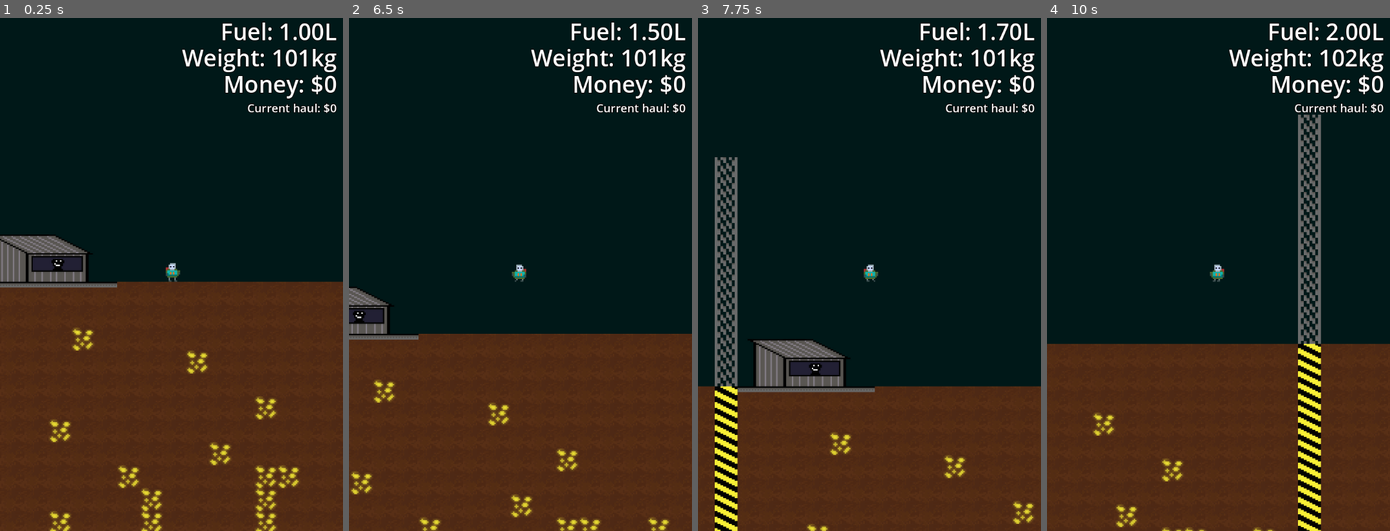
Above: before the commit, frames 1-4 (left to right).
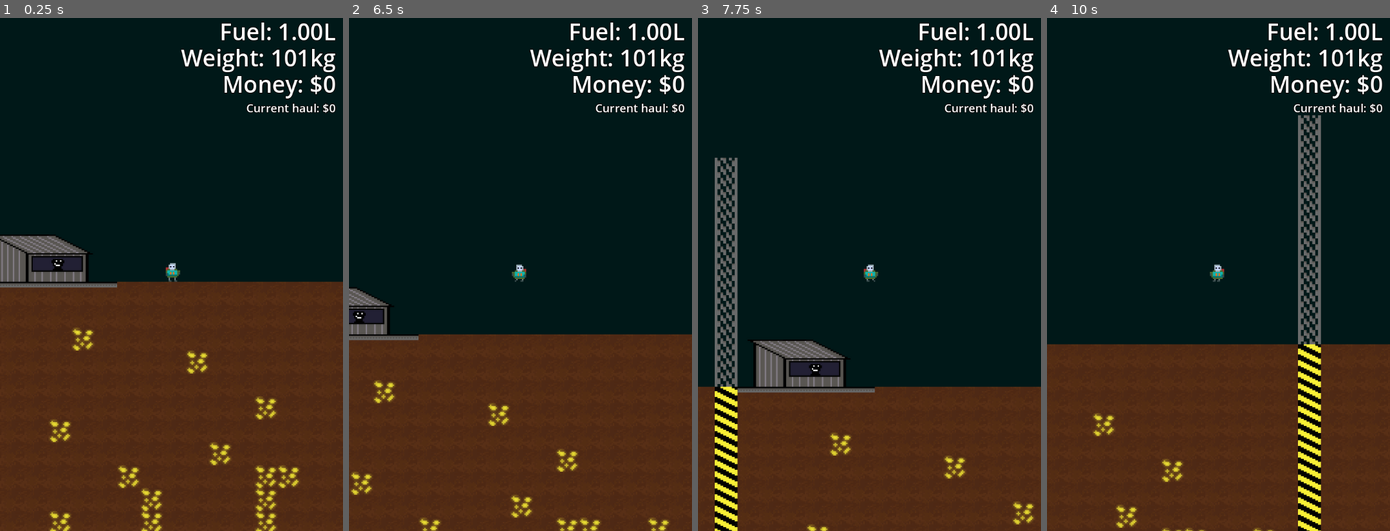
Above: after the commit, the same moments.

Repository: brikr/ludum-dare-57
Game: Godot game, scene res://scenes/main/main.tscn
Two runs of this game, one before a commit and one after it. Both use one fixed random seed, a clock stepped at 60 frames per second and the inputs below.
Inputs (mouse positions are in pixels of both pictures, inside the frame that each line leads up to):
- Up to frame 1 (0.25 s): no input
- Up to frame 2 (6.5 s): tap Enter at 0.5 s; move the mouse to (595, 248) at 0.52 s; hold D (move_right) 0.53-2.03 s; tap F (interact) at 0.6, 1.55, 2.1, 3.05, 4.35, 5.85 s; tap Space (jump) at 0.77, 1.52, 3.02, 3.77, 4.52, 6.02 s; right-click (595, 248) at 0.8 s; move the mouse to (451, 300) at 1.27 s; right-click (451, 300) at 1.35 s; move the mouse to (554, 161) at 2.02 s; hold A (move_left) 2.03-2.78 s; right-click (554, 161) at 2.3 s; move the mouse to (503, 377) at 2.77 s; hold D (move_right) 2.78-4.28 s; click (503, 377) at 2.85 s; move the mouse to (623, 351) at 3.52 s; right-click (623, 351) at 3.6 s; move the mouse to (417, 197) at 4.27 s; hold A (move_left) 4.28-5.03 s; move the mouse to (537, 274) at 5.02 s; hold D (move_right) 5.03-5.78 s; right-click (537, 274) at 5.1 s; move the mouse to (469, 146) at 5.77 s; hold A (move_left) from 5.78 s (still down)
- Up to frame 3 (7.75 s): move the mouse to (944, 248) at 6.52 s; press the mouse at (944, 248) at 6.53 s; tap Space (jump) at 6.77, 7.52 s; right-click (944, 248) at 6.8 s; move the mouse to (800, 300) at 7.27 s; release A (move_left) at 7.28 s; release the mouse at (800, 300) at 7.28 s; hold D (move_right) from 7.28 s (still down); right-click (800, 300) at 7.35 s; tap F (interact) at 7.55 s
- Up to frame 4 (10 s): move the mouse to (1252, 161) at 8.02 s; tap F (interact) at 8.1, 9.05, 9.6 s; right-click (1252, 161) at 8.3 s; move the mouse to (1201, 377) at 8.77 s; right-click (1201, 377) at 8.85 s; tap Space (jump) at 9.02, 9.77 s; move the mouse to (1321, 351) at 9.52 s; release D (move_right) at 9.53 s; hold A (move_left) from 9.53 s (still down); right-click (1321, 351) at 9.8 s

The runs differ from the first frame. In frame 1, 1.6% of the frame differs, in the area x 52-99%, y 0-19%; in frame 2, 2.2%; in frame 3, 2.8%, in the area x 0-100%, y 0-100%; in frame 4, 2.7%.

Commit message:
basic shop ui

Diff:
--- a/scenes/game_state/game_state.gd
+++ b/scenes/game_state/game_state.gd
@@ -3,6 +3,7 @@
 
 signal tile_updated
 
+var player: Player
 var map: Dictionary[Vector2i, Tile] = {}
 
 func _ready():
--- a/scenes/hud/hud.gd
+++ b/scenes/hud/hud.gd
@@ -7,8 +7,8 @@
 
 func _process(delta):
   $FuelWeightMoney.text = FUEL_WEIGHT_MONEY_TEMPLATE % [
-    %Player.current_fuel / 1000,
-    %Player.get_total_weight(),
-    %Player.bank_value
+    GameState.player.current_fuel / 1000,
+    GameState.player.get_total_weight(),
+    GameState.player.bank_value
   ]
-  $CurrentHaulValue.text = CURRENT_HAUL_VALUE_TEMPLATE % %Player.haul_value
+  $CurrentHaulValue.text = CURRENT_HAUL_VALUE_TEMPLATE % GameState.player.haul_value
--- a/scenes/hud/hud.tscn
+++ b/scenes/hud/hud.tscn
@@ -7,8 +7,8 @@
 script = ExtResource("1_cgeww")
 
 [node name="FuelWeightMoney" type="Label" parent="."]
-offset_left = 13.0
-offset_right = 707.0
+offset_left = 15.0
+offset_right = 705.0
 offset_bottom = 177.0
 theme = ExtResource("1_48c2t")
 theme_override_font_sizes/font_size = 48
@@ -18,9 +18,9 @@
 horizontal_alignment = 2
 
 [node name="CurrentHaulValue" type="Label" parent="."]
-offset_left = 13.0
+offset_left = 15.0
 offset_top = 177.0
-offset_right = 707.0
+offset_right = 705.0
 offset_bottom = 211.0
 theme = ExtResource("1_48c2t")
 theme_override_font_sizes/font_size = 24
--- a/scenes/main/main.tscn
+++ b/scenes/main/main.tscn
@@ -29,7 +29,6 @@
 [node name="Shop" parent="." instance=ExtResource("4_ow5a4")]
 
 [node name="Player" parent="." instance=ExtResource("2_iuonh")]
-unique_name_in_owner = true
 position = Vector2(150, 152)
 
 [node name="test" type="Sprite2D" parent="."]
--- a/scenes/player/player.gd
+++ b/scenes/player/player.gd
@@ -1,4 +1,6 @@
 extends CharacterBody2D
+
+class_name Player
 
 ###### STATS ######
 ## Stats might change from shop items or temporary boosts
@@ -62,6 +64,7 @@
 
 func _ready():
   $AnimatedSprite2D.play()
+  GameState.player = self
 
 func _physics_process(delta):
   _process_movement(delta)
@@ -84,14 +87,6 @@
       $AnimatedSprite2D.animation = "walk_right"
 
 func _process_movement(delta):
-  # ainskeep tesing
-  if Input.is_action_just_pressed("secondary_mouse_action"):
-    Item.new(Item.Type.GEAR, {
-      Item.StatImpact.CURRENT_FUEL: 100,
-      Item.StatImpact.MAX_JETPACK_ACCEL: 1000,
-      Item.StatImpact.JETPACK_SPEED_LIMIT: 1000
-    }, "fuck").apply(self)
-
   if is_on_floor():
     # Ground stuff
     # Handle jump
@@ -213,3 +208,8 @@
 
 func refuel():
   current_fuel = fuel_capacity
+
+func sell_haul():
+  bank_value += haul_value
+  haul_value = 0.0
+  haul_weight = 0.0
--- a/scenes/shop/shop.gd
+++ b/scenes/shop/shop.gd
@@ -8,7 +8,9 @@
 func _process(delta):
   if Input.is_action_just_pressed("interact") && player_present:
     is_shopping = true
-    %Player.refuel()
+    GameState.player.refuel()
+    GameState.player.sell_haul()
+    $ShopUI.visible = true
 
 func _on_player_entered(body: Node2D) -> void:
   player_present = true
@@ -17,4 +19,6 @@
 
 func _on_player_exited(body: Node2D) -> void:
   player_present = false
+  is_shopping = false
+  $ShopUI.visible = false
   $FGlyph.visible = false
--- a/scenes/shop/shop.tscn
+++ b/scenes/shop/shop.tscn
@@ -64,6 +64,7 @@
 frame_progress = 0.514236
 
 [node name="ShopUI" parent="." instance=ExtResource("4_jp048")]
+visible = false
 
 [connection signal="body_entered" from="Area2D" to="." method="_on_player_entered"]
 [connection signal="body_exited" from="Area2D" to="." method="_on_player_exited"]
--- /dev/null
+++ b/scenes/shop_ui/item_button.tscn
@@ -0,0 +1,12 @@
+[gd_scene load_steps=2 format=3 uid="uid://cvhcwsah45gpm"]
+
+[ext_resource type="Theme" uid="uid://dmwt5ilifg3r8" path="res://scenes/ui_theme.tres" id="1_jwvuc"]
+
+[node name="ItemButton" type="Button"]
+offset_left = 15.0
+offset_top = 15.0
+offset_right = 705.0
+offset_bottom = 65.0
+theme = ExtResource("1_jwvuc")
+theme_override_font_sizes/font_size = 24
+text = "Very Cool Item ($100)"
--- a/scenes/shop_ui/shop_ui.gd
+++ b/scenes/shop_ui/shop_ui.gd
@@ -1,5 +1,22 @@
 extends CanvasLayer
 
+var item_button_scene = preload("res://scenes/shop_ui/item_button.tscn")
+
+const ITEM_BUTTON_TEMPLATE = "%s ($%d)"
+
+# TODO
+# - disable items u cant afford
+# - take money when buying
+# - remove button after buying
+
 func _ready():
+  print("rdy")
   for item in Items.GEAR_REGISTRY:
-    print(item.name)
+    var instance = item_button_scene.instantiate()
+    instance.text = ITEM_BUTTON_TEMPLATE % [item.name, item.price]
+    instance.pressed.connect(buy_item.bind(item))
+    $GearContainer.add_child(instance)
+
+func buy_item(item: Item):
+  print("buying ", item.name)
+  item.apply()
--- a/scenes/shop_ui/shop_ui.tscn
+++ b/scenes/shop_ui/shop_ui.tscn
@@ -1,6 +1,23 @@
-[gd_scene load_steps=2 format=3 uid="uid://837encs13ggh"]
+[gd_scene load_steps=3 format=3 uid="uid://837encs13ggh"]
 
 [ext_resource type="Script" uid="uid://mb61cud1laj6" path="res://scenes/shop_ui/shop_ui.gd" id="1_67u7h"]
+[ext_resource type="Theme" uid="uid://dmwt5ilifg3r8" path="res://scenes/ui_theme.tres" id="2_u3gf3"]
 
 [node name="ShopUI" type="CanvasLayer"]
 script = ExtResource("1_67u7h")
+
+[node name="Header" type="Label" parent="."]
+offset_top = 240.0
+offset_right = 720.0
+offset_bottom = 350.0
+theme = ExtResource("2_u3gf3")
+theme_override_font_sizes/font_size = 80
+text = "Shop"
+horizontal_alignment = 1
+
+[node name="GearContainer" type="VBoxContainer" parent="."]
+offset_left = 15.0
+offset_top = 351.0
+offset_right = 705.0
+offset_bottom = 1021.0
+theme = ExtResource("2_u3gf3")
--- a/scripts/items/item.gd
+++ b/scripts/items/item.gd
@@ -15,29 +15,31 @@
 var type: Type
 var statImpact: Dictionary[StatImpact, float]
 var name: String
+var price: float
 
-func _init(type: Type, statImpact: Dictionary[StatImpact, float], name: String) -> void:
+func _init(name: String, price: float, type: Type, statImpact: Dictionary[StatImpact, float]) -> void:
   self.type = type
   self.statImpact = statImpact
   self.name = name
+  self.price = price
 
-func apply(player) -> void:
+func apply() -> void:
   for key in statImpact:
     var val = statImpact[key]
     match key:
       Item.StatImpact.FUEL_CAPACITY:
-        player.fuel_capacity += val
+        GameState.player.fuel_capacity += val
       Item.StatImpact.MAX_JETPACK_ACCEL:
-        player.max_jetpack_accel += val
+        GameState.player.max_jetpack_accel += val
       Item.StatImpact.MIN_JETPACK_ACCEL:
-        player.min_jetpack_accel += val
+        GameState.player.min_jetpack_accel += val
       Item.StatImpact.JETPACK_ACCEL_PENALTY:
-        player.jetpack_accel_penalty += val
+        GameState.player.jetpack_accel_penalty += val
       Item.StatImpact.JETPACK_SPEED_LIMIT:
-        player.jetpack_speed_limit += val
+        GameState.player.jetpack_speed_limit += val
       Item.StatImpact.JETPACK_FUEL_EFFICIENCY:
-        player.jetpack_fuel_efficiency += val
+        GameState.player.jetpack_fuel_efficiency += val
       Item.StatImpact.CURRENT_FUEL:
-        player.current_fuel += val
+        GameState.player.current_fuel += val
       Item.StatImpact.DIGGING_POWER:
-        player.digging_power += val
+        GameState.player.digging_power += val
--- a/scripts/items/items.gd
+++ b/scripts/items/items.gd
@@ -1,22 +1,10 @@
 extends Node
 
 var GEAR_REGISTRY = [
-  Item.new(Item.Type.GEAR, {
-      Item.StatImpact.JETPACK_SPEED_LIMIT: 25,
-    },
-    "Jet Pack Speed"
-  ),
-  Item.new(Item.Type.GEAR, {
-      Item.StatImpact.DIGGING_POWER: 1,
-    },
-    "Bigger Shovel"
-  ),
+  Item.new("Jet Pack Speed", 100.0, Item.Type.GEAR, {Item.StatImpact.JETPACK_SPEED_LIMIT: 25}),
+  Item.new("Bigger Shovel", 50.0, Item.Type.GEAR, {Item.StatImpact.DIGGING_POWER: 1}),
 ]
 
 var CONSUMEABLE_REGISTRY = [
-  Item.new(Item.Type.CONSUMABLE, {
-    Item.StatImpact.CURRENT_FUEL: 5000,
-  },
-  "Fuel Canister",
-  ),
+  Item.new("Fuel Canister", 50.0, Item.Type.CONSUMABLE, {Item.StatImpact.CURRENT_FUEL: 5000}),
 ]
